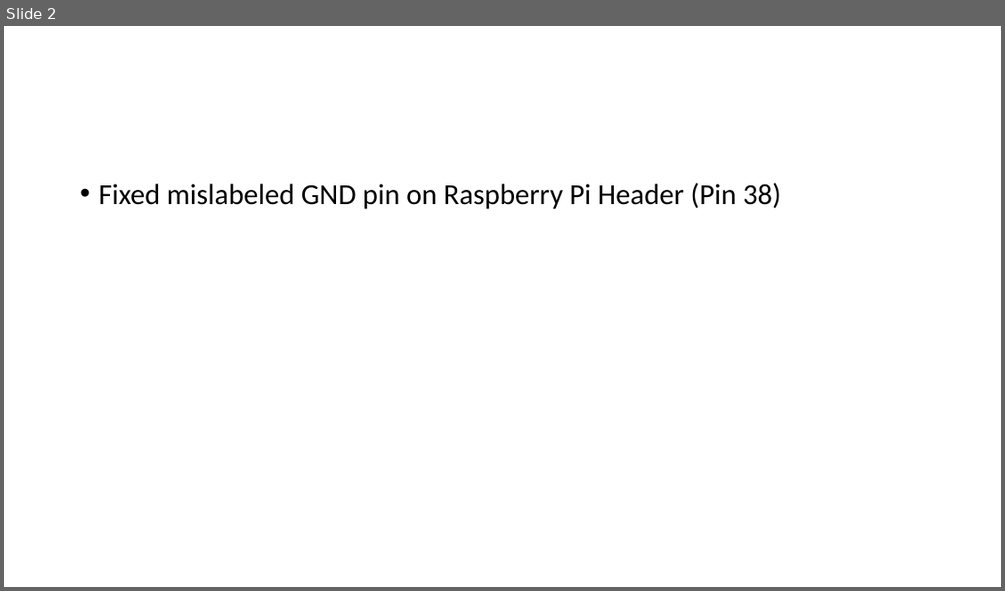
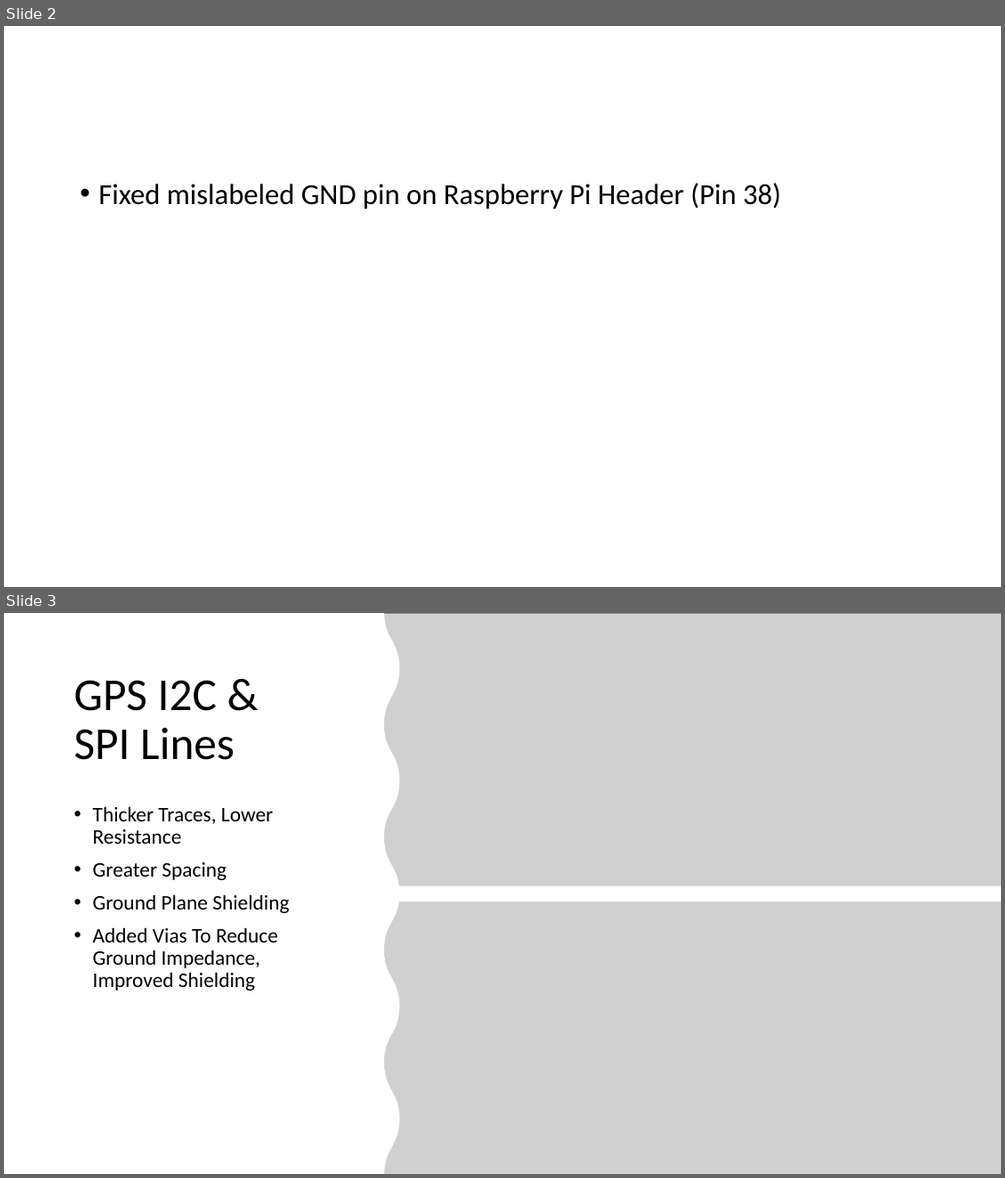
Before and after one commit to MissouriMRDT/NavBoard_Hardware, a slide deck: Documentation/Schematic Review 1.pptx. Shown one above the other, each under a label of ours: slide 2 before the commit, slides 2 and 3 after it. The pictures are 1005x591 and 1005x1178 pixels, drawn with LibreOffice and Linux fonts; fonts in the diff are those of the drawing; grey boxes stand for pictures. Boxes give left, top, right and bottom in pixels: in the first picture for what was removed or moved away, otherwise in the second. Text is boxed around its words. In the diff, an @@ line names an element or a change of style, - is before the commit and + after.

Commit message:
Added ground vias for added isolation in substrate, worked on schematic review 1 powerpoint

```diff
--- a/Documentation/Schematic Review 1.pptx
+++ b/Documentation/Schematic Review 1.pptx
@@ slide 3 added at [4, 613, 1001, 1174], background #FFFFFF @@
@@ freeform shape added at [4, 613, 399, 1174], fill #FFFFFF @@
@@ freeform shape added at [4, 613, 388, 1174], fill #FFFFFF @@
@@ picture added at [366, 613, 1001, 894] @@
@@ title added at [74, 680, 235, 760], 44 pt, text #000000 @@
+GPS I2C & SPI Lines
@@ text added at [93, 806, 289, 990], 20 pt, text #000000 @@
+• Thicker Traces, Lower Resistance
+• Greater Spacing
+• Ground Plane Shielding
+• Added Vias To Reduce Ground Impedance, Improved Shielding
@@ picture added at [366, 893, 1001, 1174] @@
@@ rectangle added at [366, 886, 1001, 901], fill #FFFFFF @@
```
Also in this commit, not shown: 3 other slides added, 7 other files.
